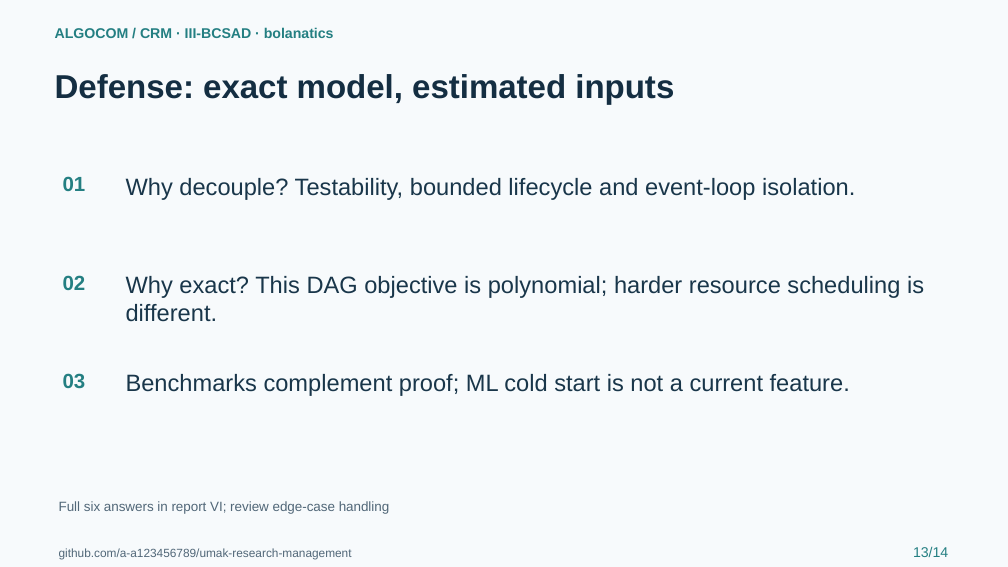
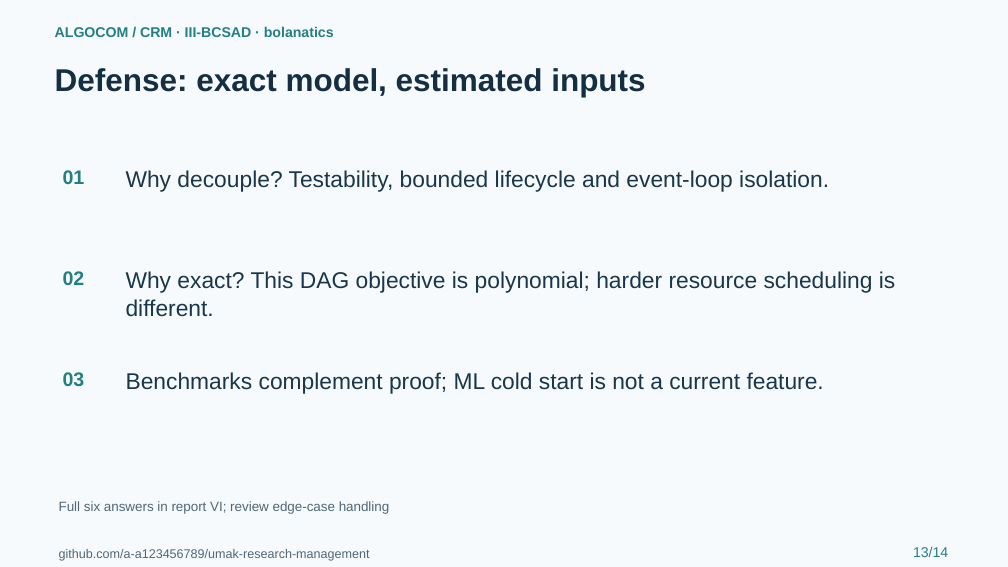
Before and after one commit to a-a123456789/umak-research-management, a slide deck: slide 13 of submissions/ALGOCOM_Defense.pptx. Drawn at 1008x567 pixels with LibreOffice and Linux fonts; fonts in the diff are those of the drawing. Boxes give left, top, right and bottom in pixels: in the first picture for what was removed or moved away, otherwise in the second. Text is boxed around its words. In the diff, an @@ line names an element or a change of style, - is before the commit and + after.

```diff
--- a/submissions/ALGOCOM_Defense.pptx
+++ b/submissions/ALGOCOM_Defense.pptx
@@ text "Defense: exact model, estimated inputs" at <box>55,68,645,97</box>: size 31.5 to 30 pt @@
@@ size 19.5 to 18.8 pt in 3 elements at <box>63,372,85,386</box>, <box>63,271,85,285</box>, <box>63,170,85,184</box> @@
@@ size 22.5 to 21.8 pt in 3 elements at <box>126,372,824,394</box>, <box>126,271,895,317</box>, <box>126,170,829,192</box> @@
@@ text "github.com/a-a123456789/umak-research-management" at <box>59,549,370,561</box>: size 11.2 to 12 pt @@
```
Also in this commit, not shown: 10 other slides changed, 3 slides added, 3 slides removed, 47 other files.
